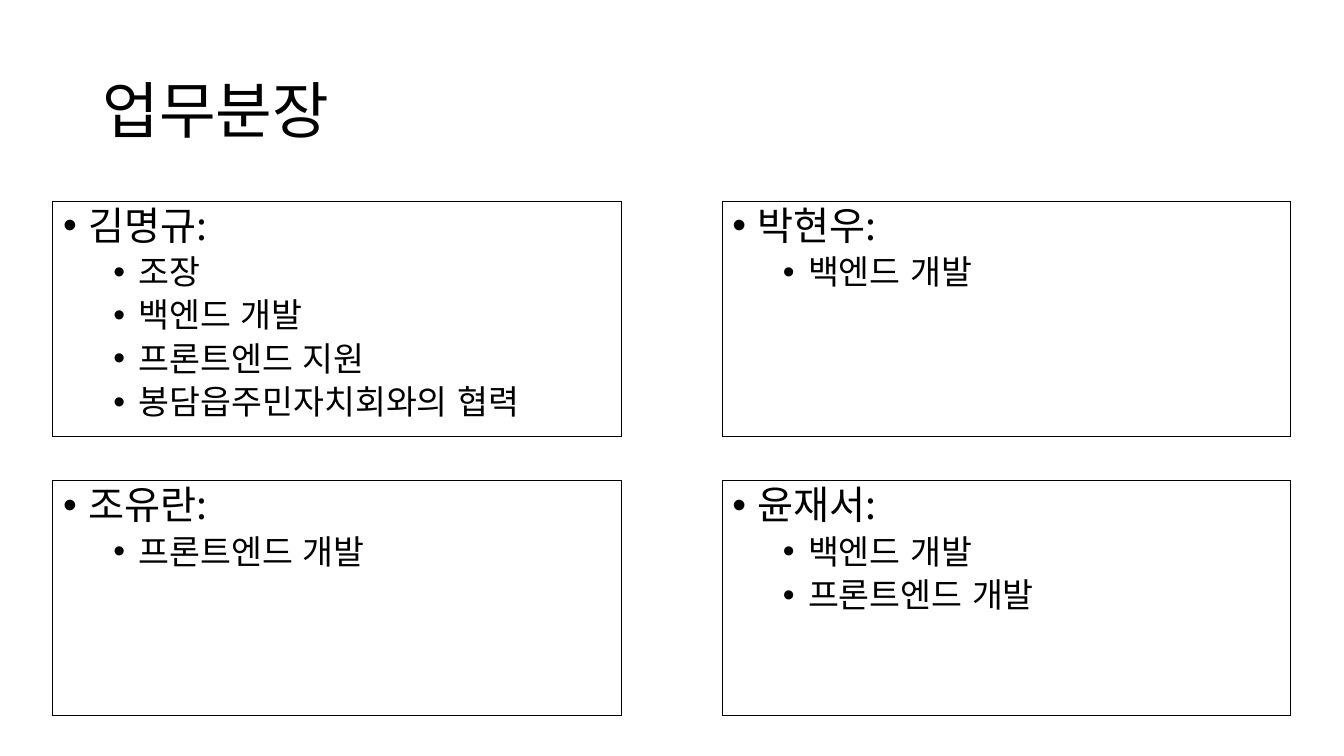
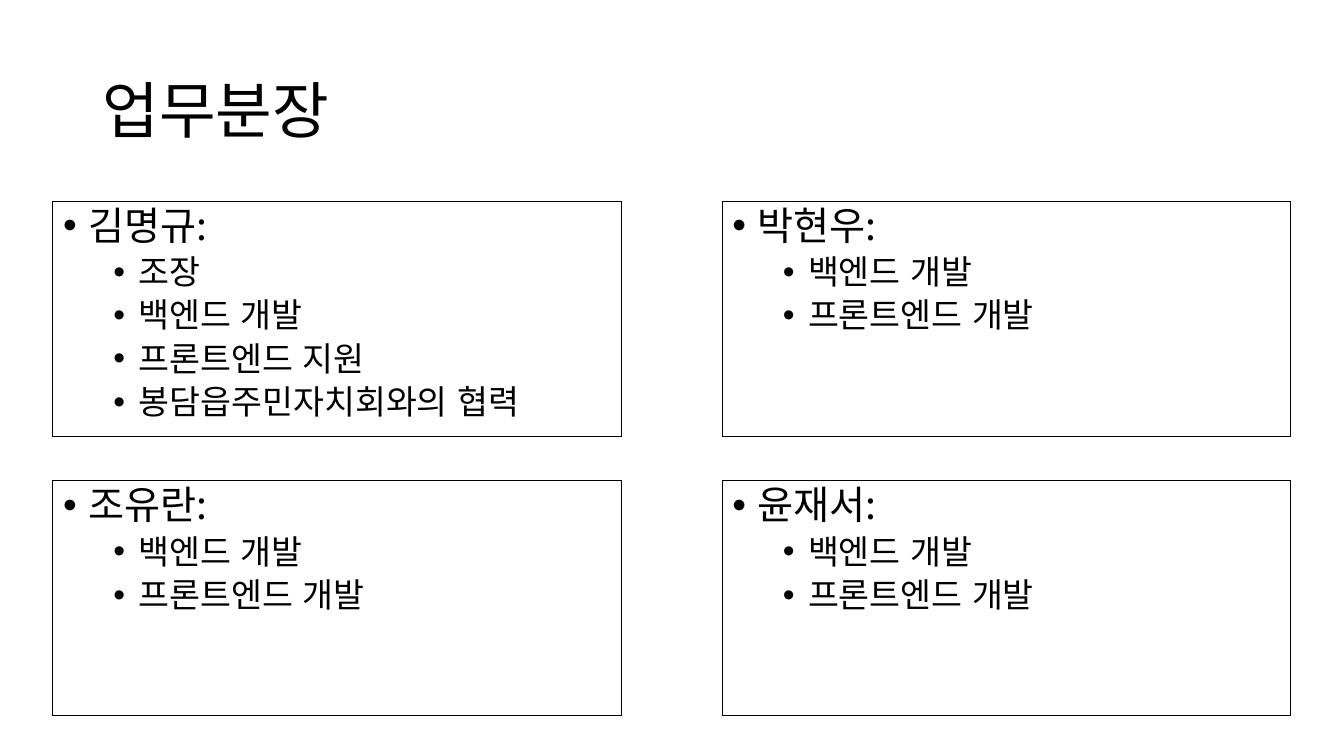
Before and after one commit to bongdam-safety/documents, a slide deck: slide 2 of 업무분장 및 주차별 일정.pptx. Drawn at 1344x756 pixels with LibreOffice and Linux fonts; fonts in the diff are those of the drawing. Boxes give left, top, right and bottom in pixels: in the first picture for what was removed or moved away, otherwise in the second. Text is boxed around its words. In the diff, an @@ line names an element or a change of style, - is before the commit and + after.

Commit message:
업무분장 수정

```diff
--- a/업무분장 및 주차별 일정.pptx
+++ b/업무분장 및 주차별 일정.pptx
@@ text in rectangle at <box>808,299,1034,330</box>: paragraph added @@
+  • 프론트엔드 개발
@@ text in rectangle at <box>139,536,303,567</box>: paragraph added @@
+  • 백엔드 개발
```
